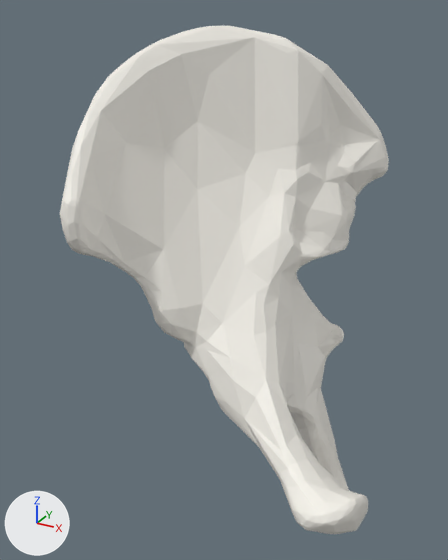
One commit to the glTF model models/v3-hip.glb: the scene before it, then after it.
Before and after are seen from a 50 mm camera at (0.497, -1.096, 0.532) aimed at (-0.082, -0.043, 0.006). The axes (+X, +Y, +Z) are drawn at lower left. The lights are the same throughout. The first picture is the older version.

The first picture shows 'Hip bone.r#0', 'Hip bone.r#1', 'Hip bone.r#2', 'Hip bone.r#3'.
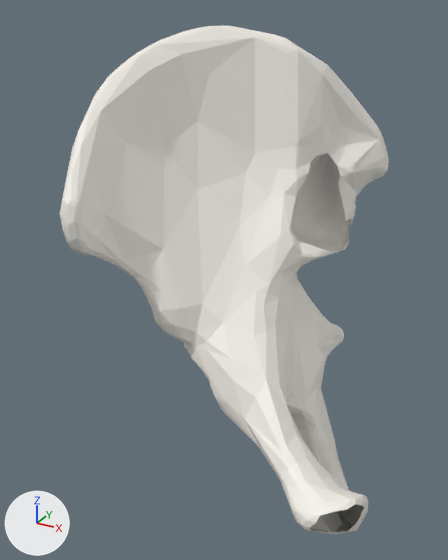
Patch to the scene script:
```diff
--- a/models/v3-hip.glb.py
+++ b/models/v3-hip.glb.py
@@ ob_hip_bone_r_2 @@
-ob_hip_bone_r_2 = bpy.data.objects.new('Hip bone.r#2', me_hip_bone_r_2)
-ob_hip_bone_r_2.location = (0.0, 0.0, 0.0)
```

Pixel boxes [x1, y1, x2, y2] of what changed, in the pictures (448 x 560 px):
'Hip bone.r#2', deleted: before [291, 153, 364, 532]
